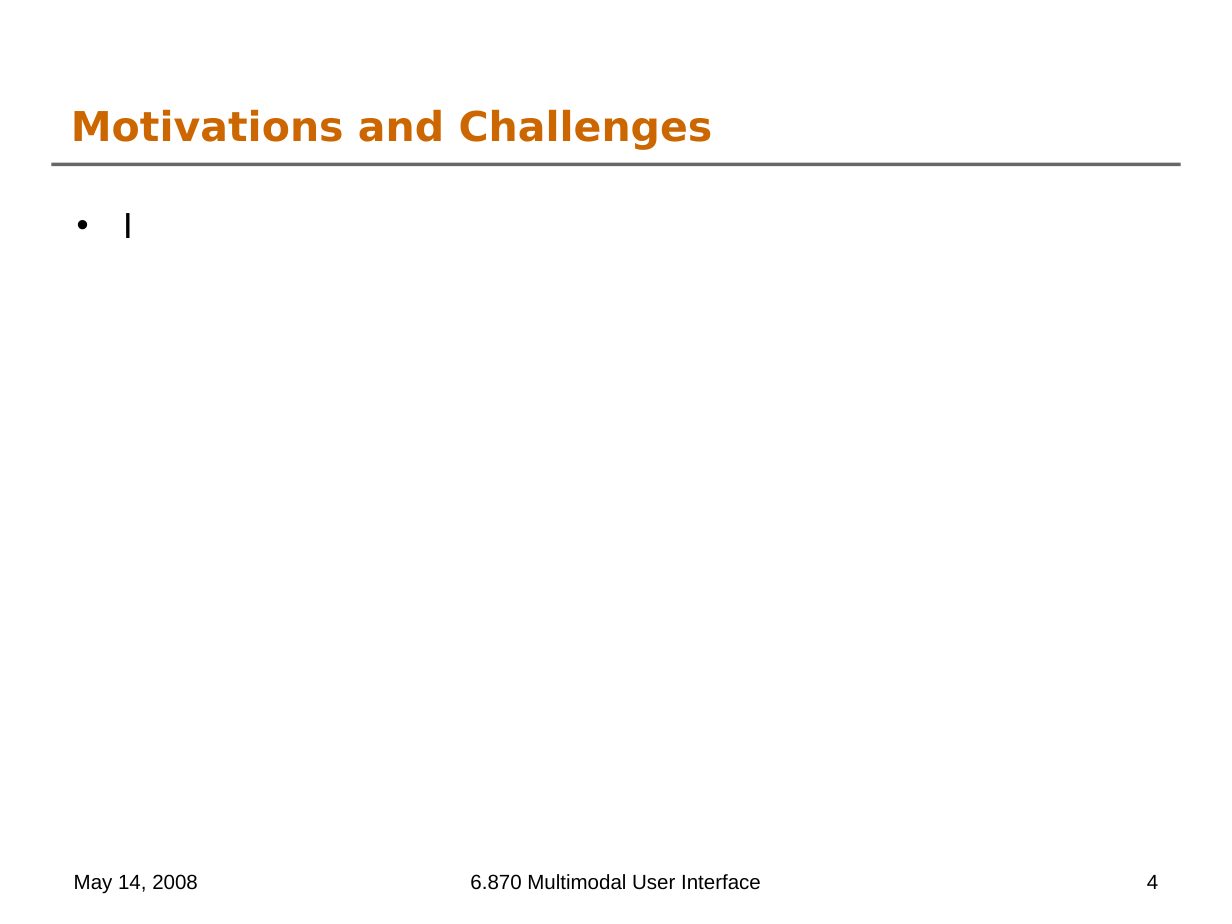
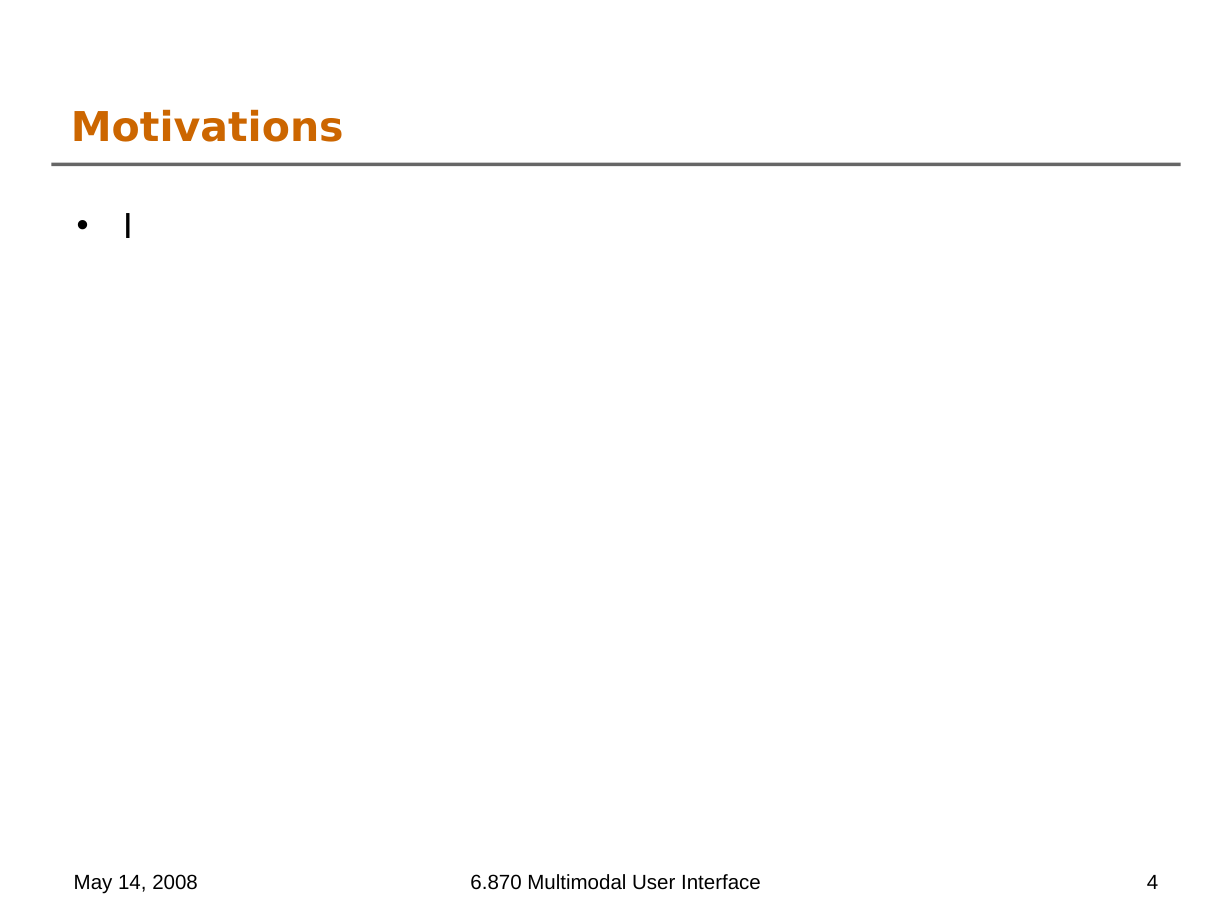
Before and after one commit to oshanis/webnnel, a slide deck: slide 4 of docs/6.870 Final Project Presentation.ppt. Drawn at 1232x924 pixels with LibreOffice and Linux fonts; fonts in the diff are those of the drawing; background and template pictures are left out. Boxes give left, top, right and bottom in pixels: in the first picture for what was removed or moved away, otherwise in the second. Text is boxed around its words. In the diff, an @@ line names an element or a change of style, - is before the commit and + after.

```diff
--- a/docs/6.870 Final Project Presentation.ppt
+++ b/docs/6.870 Final Project Presentation.ppt
@@ title at box(71, 109, 344, 142): text changed @@
-Motivations and Challenges
+Motivations
```
Also in this commit, not shown: 3 other slides changed, 2 slides added.
